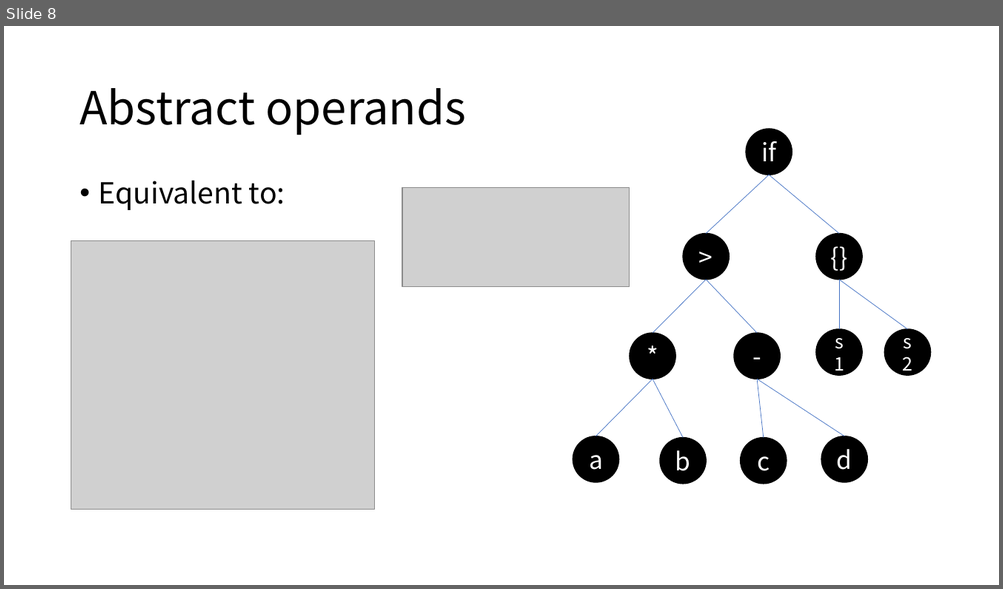
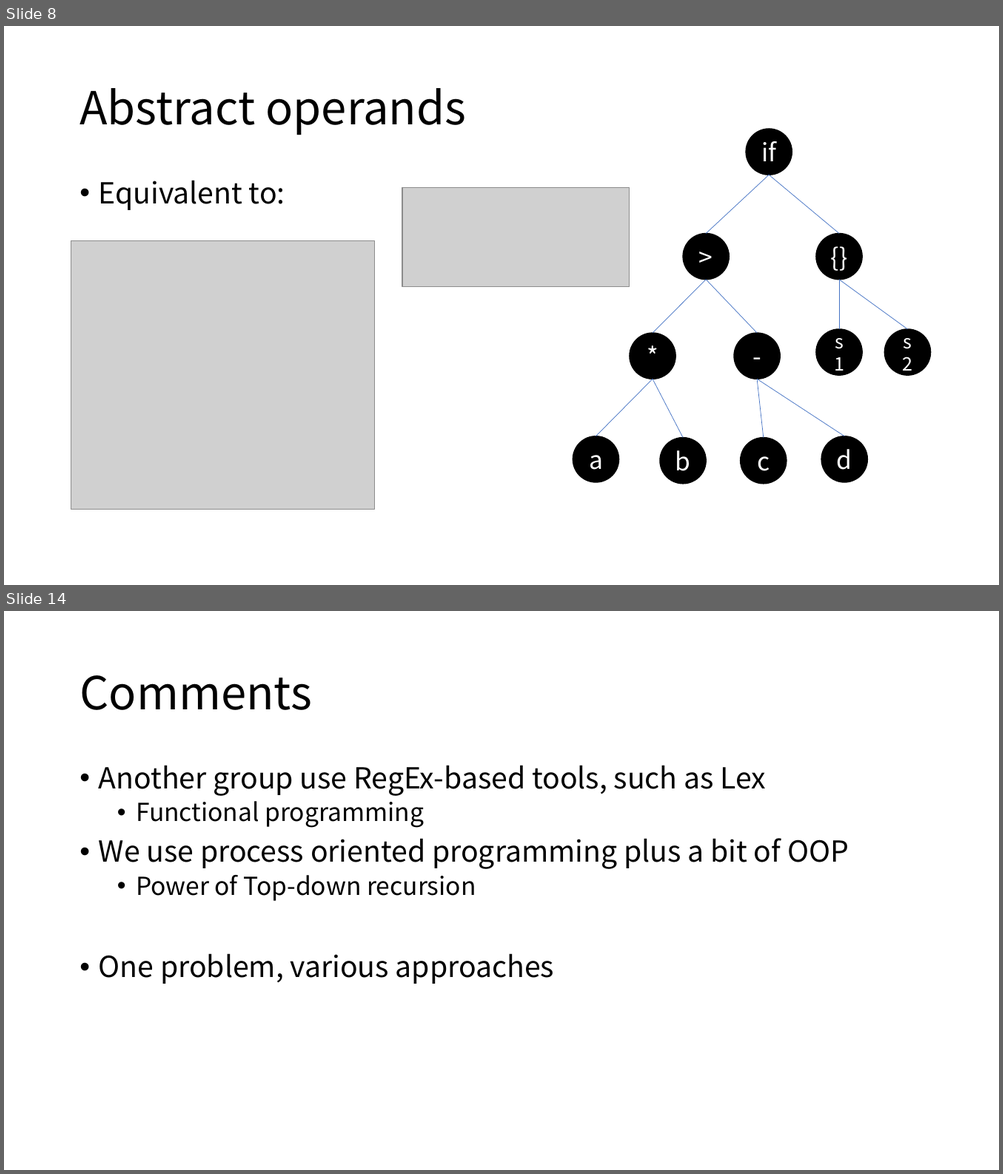
Before and after one commit to jisuansiwei2017/SDCT-2017-Fall, a slide deck: weekly_report/group2/第8周汇报.pptx. Shown one above the other, each under a label of ours: slide 8 before the commit, slides 8 and 14 after it; the slides between them are not shown. The pictures are 1003x589 and 1003x1174 pixels, drawn with LibreOffice and Linux fonts; fonts in the diff are those of the drawing; grey boxes stand for pictures. Boxes give left, top, right and bottom in pixels: in the first picture for what was removed or moved away, otherwise in the second. Text is boxed around its words. In the diff, an @@ line names an element or a change of style, - is before the commit and + after.

```diff
--- a/weekly_report/group2/第8周汇报.pptx
+++ b/weekly_report/group2/第8周汇报.pptx
@@ slide 14 added at bbox=[4, 611, 999, 1170], background #FFFFFF @@
@@ title added at bbox=[79, 675, 312, 710], 44 pt, text #000000 @@
+Comments
@@ text added at bbox=[99, 765, 848, 984], 28 pt, text #000000 @@
+• Another group use RegEx-based tools, such as Lex
+  • Functional programming
+• We use process oriented programming plus a bit of OOP
+  • Power of Top-down recursion
+• One problem, various approaches
```
Also in this commit, not shown: 1 slide changed, 5 other slides added.
